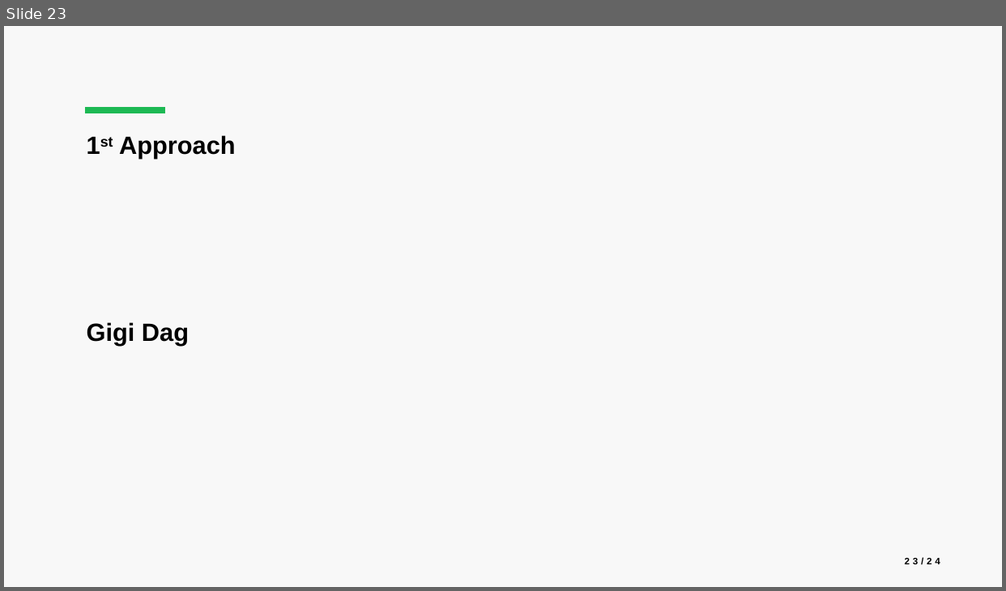
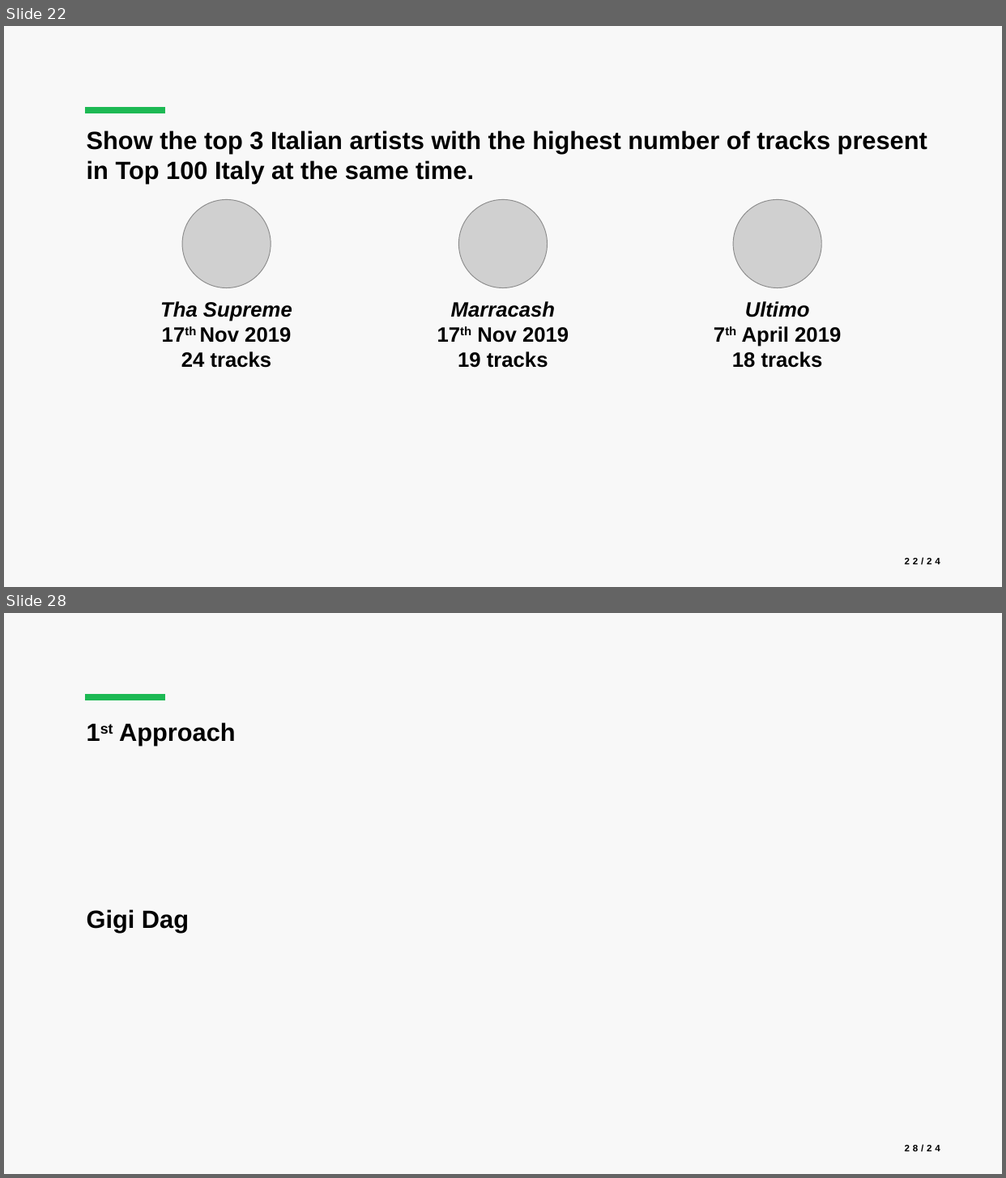
Before and after one commit to luca-martinelli-09/spotify-pg, a slide deck: slides/Spotify_Presentation.pptx. Shown one above the other, each under a label of ours: slide 23 before the commit, slides 22 and 28 after it; the slides between them are not shown. The pictures are 1006x591 and 1006x1178 pixels, drawn with LibreOffice and Linux fonts; fonts in the diff are those of the drawing; grey boxes stand for pictures. Boxes give left, top, right and bottom in pixels: in the first picture for what was removed or moved away, otherwise in the second. Text is boxed around its words. In the diff, an @@ line names an element or a change of style, - is before the commit and + after.

```diff
--- a/slides/Spotify_Presentation.pptx
+++ b/slides/Spotify_Presentation.pptx
@@ slide 22 added at [4,26,1002,587], background #F8F8F8; not listed: 1 template element that a slide beside it also shows @@
@@ title added at [87,130,927,184], 24 pt, text #000000, bold @@
+Show the top 3 Italian artists with the highest number of tracks present in Top 100 Italy at the same time.
@@ picture added at [182,199,270,288] @@
@@ picture added at [459,199,548,288] @@
@@ picture added at [733,199,821,288] @@
@@ text added at [160,301,292,368], 20 pt, text #000000, bold @@
+Tha Supreme
+17th Nov 2019
+24 tracks
@@ text added at [451,301,569,368], 20 pt, text #000000, bold @@
+Marracash
+17th Nov 2019
+19 tracks
@@ text added at [732,301,841,368], 20 pt, text #000000, bold @@
+Ultimo
+7th April 2019
+18 tracks
@@ page number added at [905,557,940,565], 9 pt, text #000000, bold @@
+22/24
@@ what was slide 23 is now slide 28 @@
@@ page number at [905,1144,940,1152]: text changed @@
-23/24
+28/24
```
Also in this commit, not shown: 7 slides changed, 5 other slides added, 1 slide removed, 7 other files.
